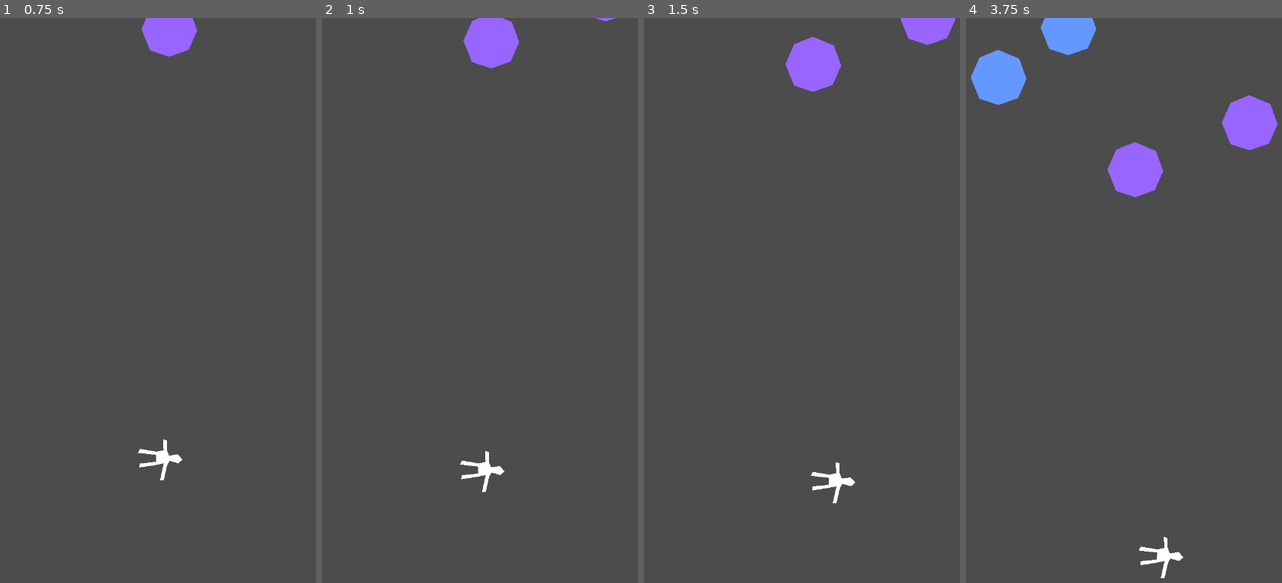
Above: before the commit, frames 1-4 (left to right).
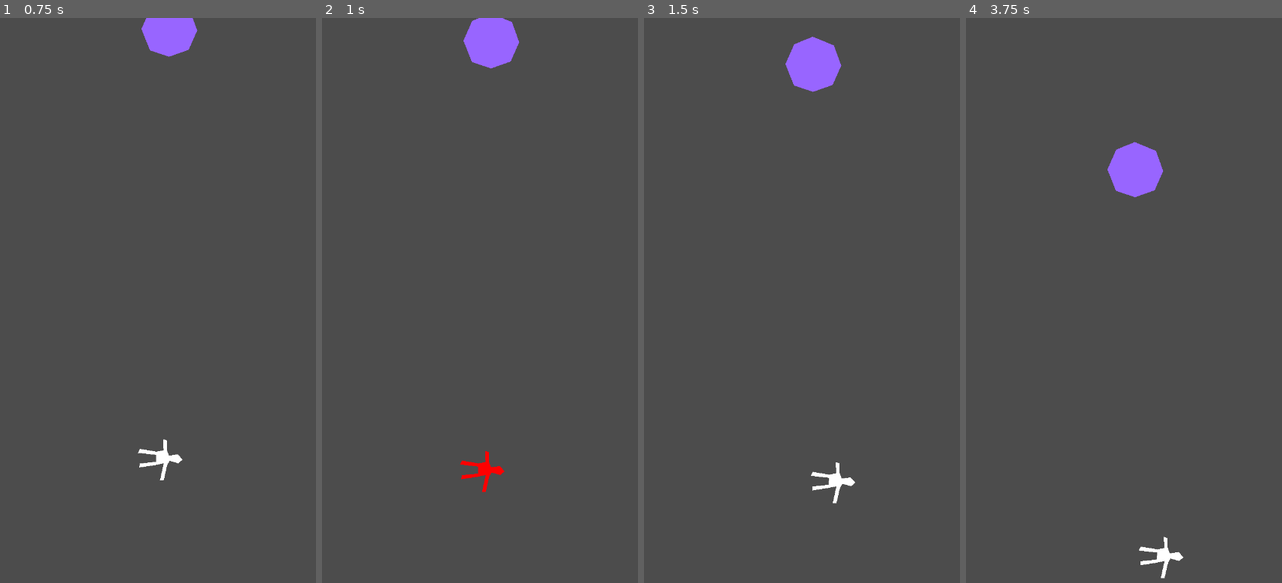
Above: after the commit, the same moments.

Repository: algch/ladrillos
Game: Godot game, scene res://main.tscn
The game is run twice, just before and just after one commit, with the same random seed, the same clock (stepped at 60 frames per second) and the same inputs.
Inputs (mouse positions are in pixels of both pictures, inside the frame that each line leads up to):
- Up to frame 1 (0.75 s): move the mouse to (227, 289) at 0.52 s; press the mouse at (227, 289) at 0.53 s
- Up to frame 2 (1 s): no input
- Up to frame 3 (1.5 s): move the mouse to (729, 345) at 1.27 s; release the mouse at (729, 345) at 1.28 s; click (729, 345) at 1.35 s
- Up to frame 4 (3.75 s): move the mouse to (1152, 187) at 2.02 s; press the mouse at (1152, 187) at 2.03 s; move the mouse to (1101, 436) at 2.77 s; release the mouse at (1101, 436) at 2.78 s; click (1101, 436) at 2.85 s; move the mouse to (1221, 407) at 3.52 s; press the mouse at (1221, 407) at 3.53 s

Frame 1 is identical in both runs. In frame 2, 0.3% of the frame differs, in the area x 43-93%, y 0-84%; in frame 3, 0.6%; in frame 4, 3.4%, in the area x 1-99%, y 0-24%.

Commit message:
removed refresh state

Diff:
--- a/main.tscn
+++ b/main.tscn
@@ -43,6 +43,7 @@
 shape = SubResource( 1 )
 
 [node name="spawnTimer" type="Timer" parent="."]
+wait_time = 5.0
 autostart = true
 
 [node name="leftWall" type="StaticBody2D" parent="."]
--- a/player.gd
+++ b/player.gd
@@ -9,7 +9,6 @@
 var aim_start = null
 var is_aiming = false
 var can_deal_damage = false
-var is_refreshing = false
 var dir = Vector2()
 var max_dir_speed = 500
 var speed_decrease = 50
@@ -24,7 +23,7 @@
 
 func _input(event):
 	# is idle ?
-	if event.is_action_pressed("shoot") and can_shoot and not is_refreshing:
+	if event.is_action_pressed("shoot") and can_shoot:
 		# aiming state
 		can_shoot = false
 		is_aiming = true
@@ -49,7 +48,6 @@
 			$attackTimer.stop()
 			can_deal_damage = false
 			can_shoot = true
-			is_refreshing = false
 			can_deal_damage = false
 			is_aiming = false
 			$polygon.color = Color(1, 1, 1)
@@ -78,8 +76,6 @@
 
 		if collision.collider.has_method("deal_damage") and can_deal_damage:
 			# refreshing state
-			is_refreshing = true
-			$refreshTimer.start()
 			$polygon.color = Color(0, 0, 1)
 			var destroyed = collision.collider.deal_damage()
 			if destroyed:
@@ -95,13 +91,6 @@
 		can_deal_damage = false
 		$polygon.color = Color(1, 1, 1)
 
-func _on_refreshTimer_timeout():
-	can_shoot = true
-	is_refreshing = false
-	can_deal_damage = false
-	$polygon.color = Color(0, 0, 1)
-
-
 func _on_attackTimer_timeout():
 	can_attack = true
 	$polygon.color = Color(1, 0, 0)
--- a/player.tscn
+++ b/player.tscn
@@ -18,10 +18,7 @@
 [node name="speedDecreaseTimer" type="Timer" parent="."]
 wait_time = 0.25
 
-[node name="refreshTimer" type="Timer" parent="."]
-
 [node name="attackTimer" type="Timer" parent="."]
-wait_time = 0.5
+wait_time = 0.25
 [connection signal="timeout" from="speedDecreaseTimer" to="." method="_on_speedDecreaseTimer_timeout"]
-[connection signal="timeout" from="refreshTimer" to="." method="_on_refreshTimer_timeout"]
 [connection signal="timeout" from="attackTimer" to="." method="_on_attackTimer_timeout"]
